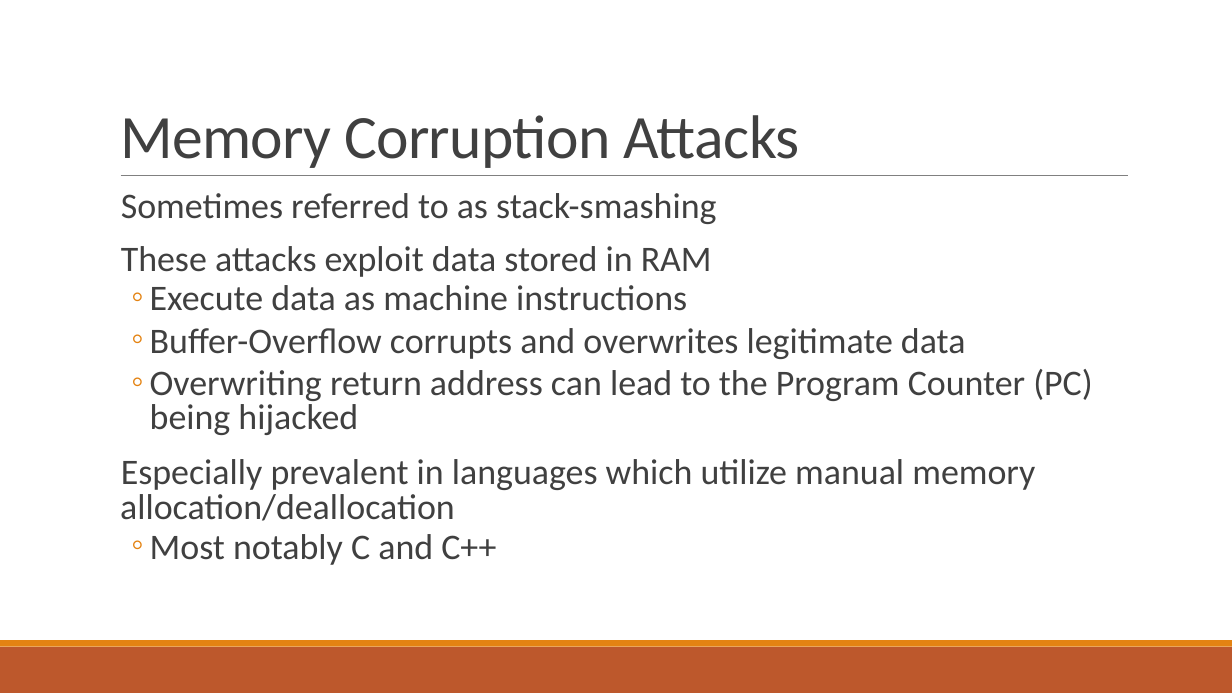
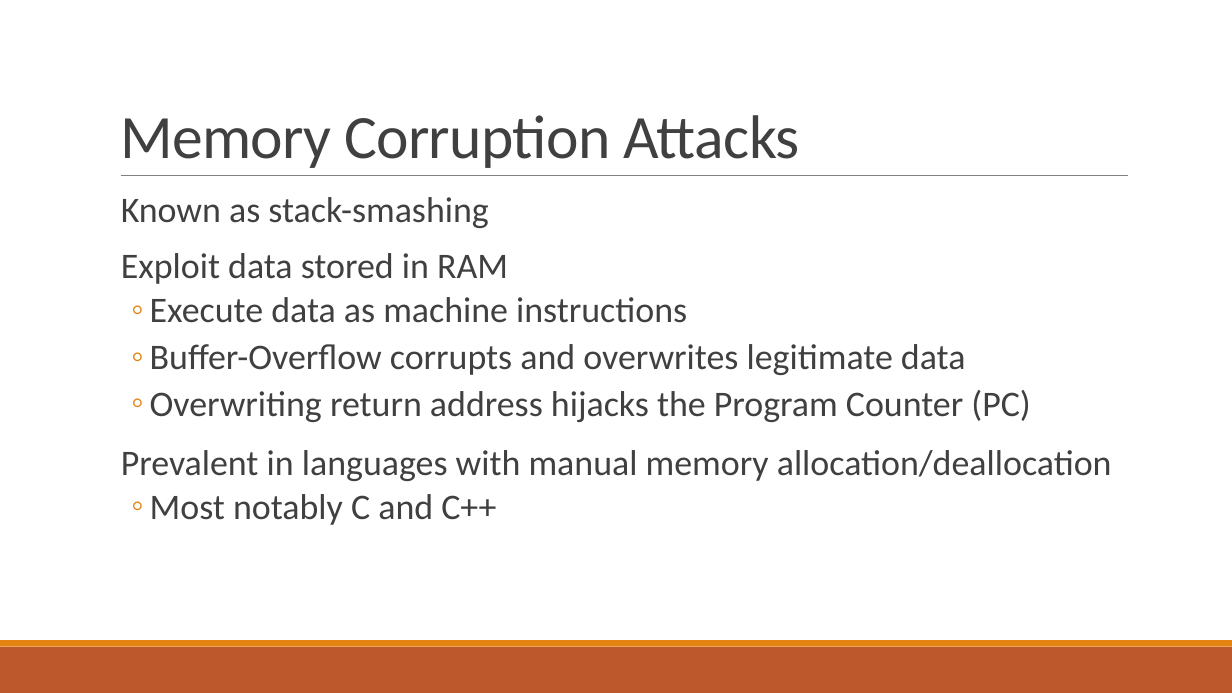
Before and after one commit to bretafinley/coop, a slide deck: slide 2 of COOP.pptx. Drawn at 1232x693 pixels with LibreOffice and Linux fonts; fonts in the diff are those of the drawing. Boxes give left, top, right and bottom in pixels: in the first picture for what was removed or moved away, otherwise in the second. Text is boxed around its words. In the diff, an @@ line names an element or a change of style, - is before the commit and + after.

```diff
--- a/COOP.pptx
+++ b/COOP.pptx
@@ text at box(121, 197, 508, 284): text changed @@
-  Sometimes referred to as stack-smashing
-  These attacks exploit data stored in RAM
+  Known as stack-smashing
+  Exploit data stored in RAM
@@ text at box(150, 297, 965, 525): line spacing 0.8 to 0.9 @@
@@ text at box(121, 390, 1112, 481): text changed @@
-  ◦ Overwriting return address can lead to the Program Counter (PC) being hijacked
-  Especially prevalent in languages which utilize manual memory allocation/deallocation
+  ◦ Overwriting return address hijacks the Program Counter (PC)
+  Prevalent in languages with manual memory allocation/deallocation
```
Also in this commit, not shown: 32 other slides changed.
